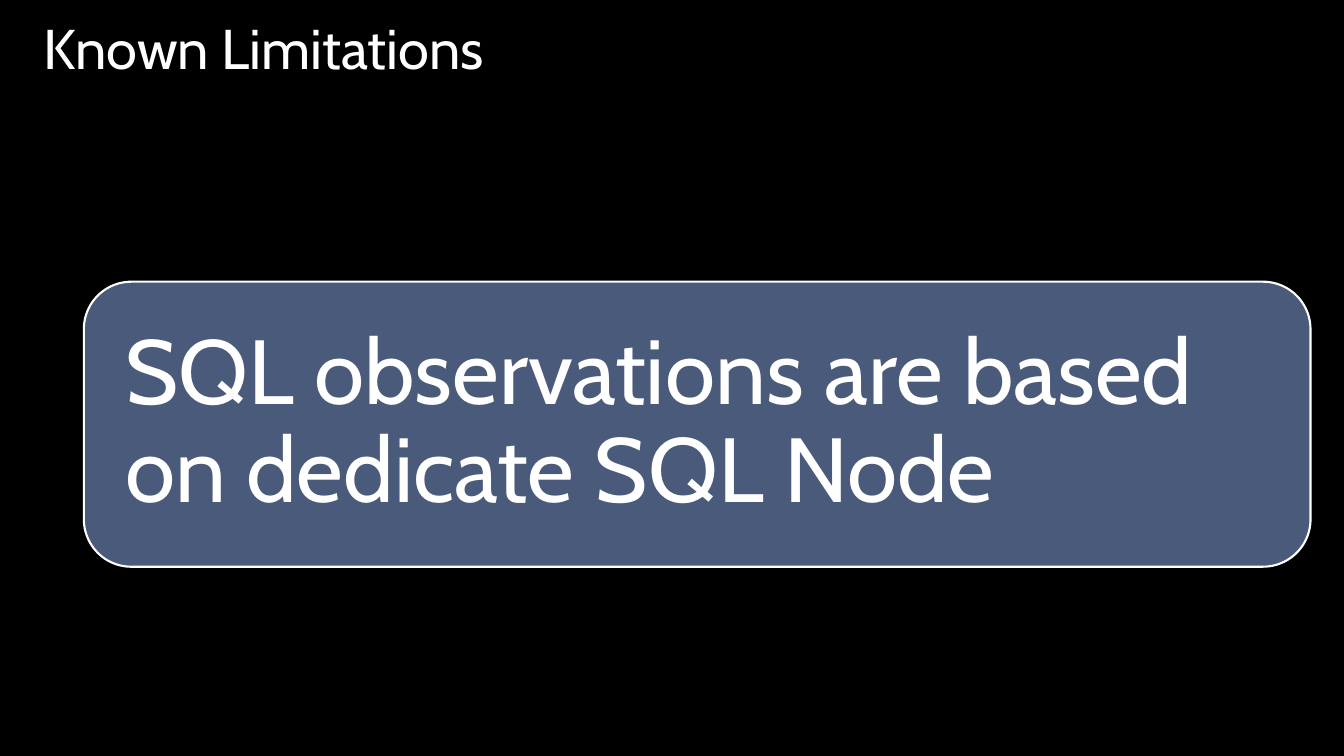
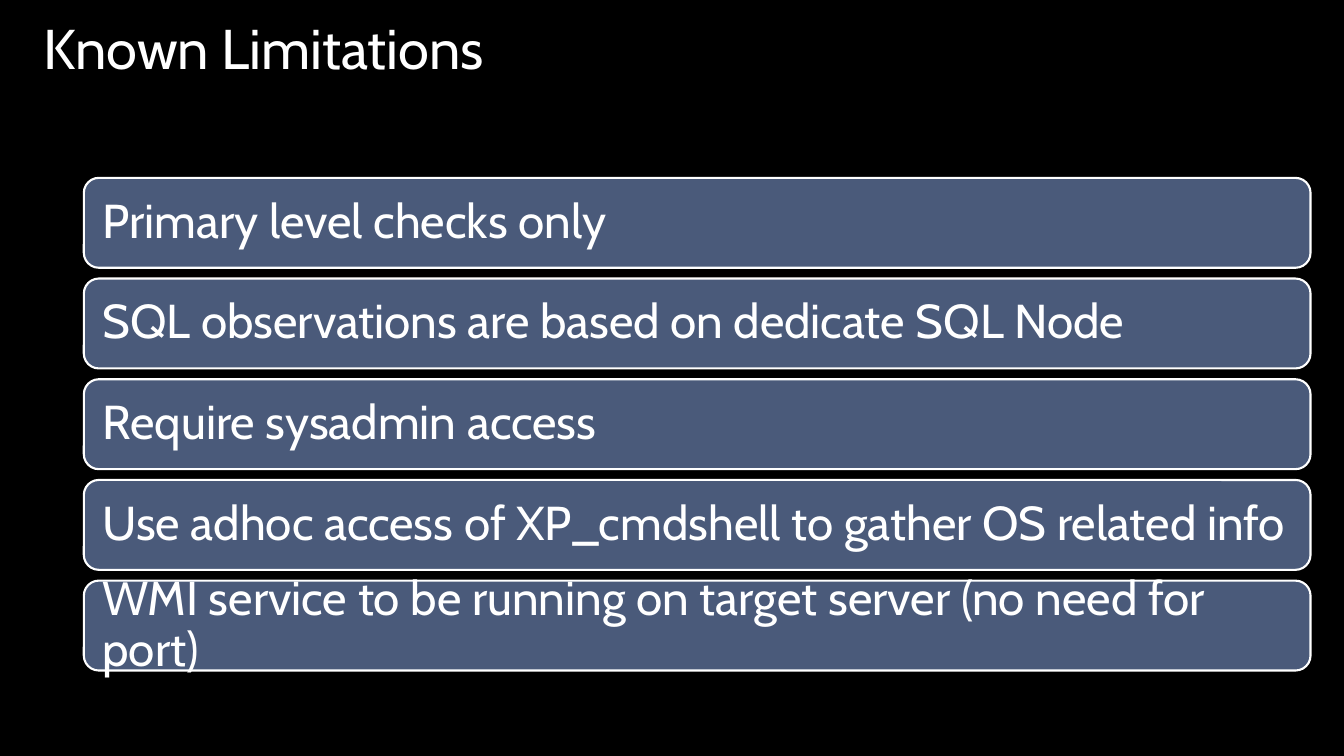
Before and after one commit to hedaprakash/SQLHealthCheck, a slide deck: slide 11 of Consolidated Essential Performance Health Check using PowerShell.pptx (slide 10 before the commit). Drawn at 1344x756 pixels with LibreOffice and Linux fonts; fonts in the diff are those of the drawing; background and template pictures are left out. Boxes give left, top, right and bottom in pixels: in the first picture for what was removed or moved away, otherwise in the second. Text is boxed around its words. In the diff, an @@ line names an element or a change of style, - is before the commit and + after.

```diff
--- a/Consolidated Essential Performance Health Check using PowerShell.pptx
+++ b/Consolidated Essential Performance Health Check using PowerShell.pptx
@@ text "SQL observations are based on ...": place and size @@
-text "SQL observations are based on ..." at (125, 335, 1192, 504)
+text "SQL observations are based on ..." at (102, 302, 1125, 339)
@@ text "SQL observations are based on ..." at (102, 302, 1125, 339): size 65 to 34 pt; less space between paragraphs @@
@@ rounded rectangle: place and size @@
-rounded rectangle at (84, 281, 1311, 567)
+rounded rectangle at (84, 379, 1311, 469)
@@ group added at (84, 177, 1311, 678): 4 rounded rectangles, 4 texts @@
+Primary level checks only
+Require sysadmin access
+Use adhoc access of XP_cmdshell to gather OS related info
+WMI service to be running on target server (no need for port)
```
Also in this commit, not shown: 10 other slides changed, 1 slide added, 2 other files.
